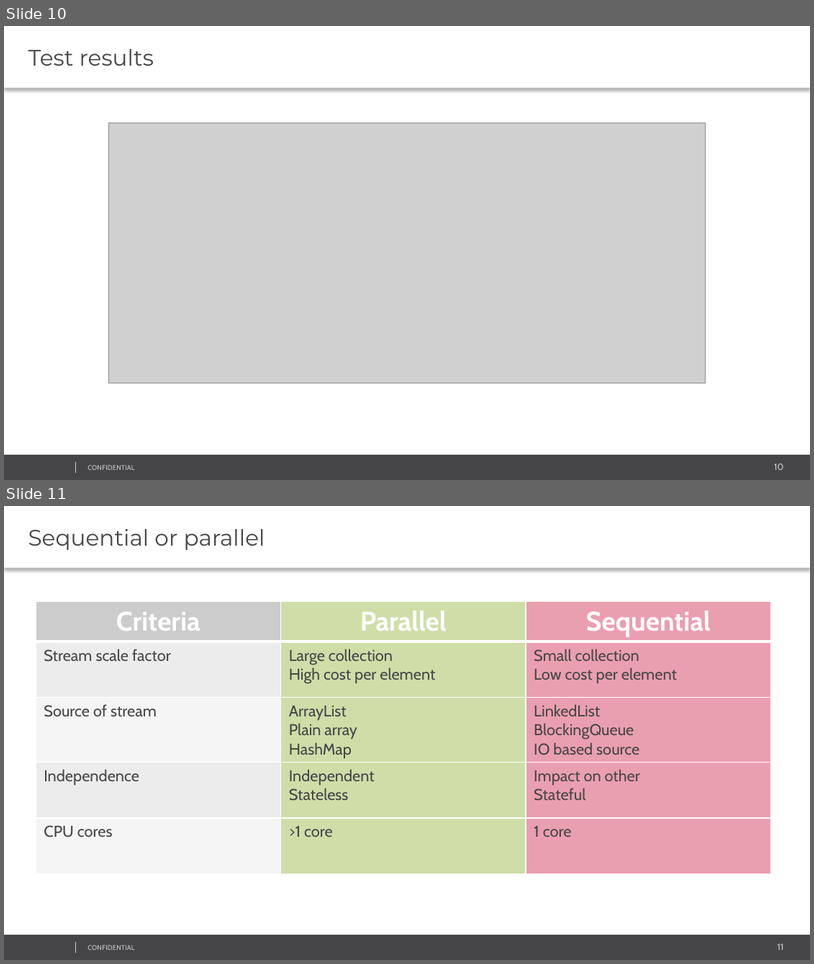
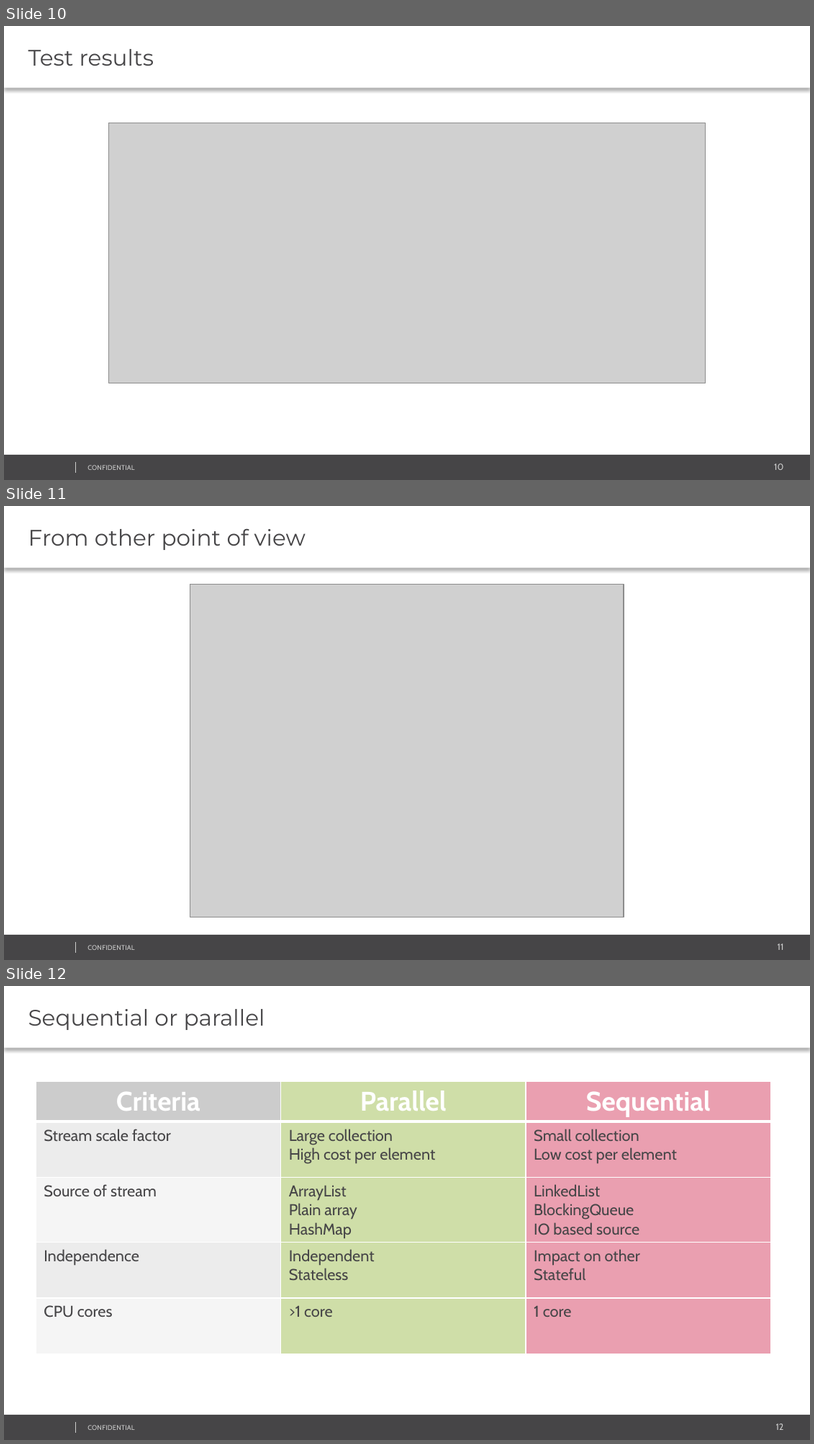
Before and after one commit to mihakz/streamTalk, a slide deck: techtalk_ParallelStreams_Kantserov.pptx. Shown one above the other, each under a label of ours: slides 10 and 11 before the commit, slides 10, 11 and 12 after it. The pictures are 814x964 and 814x1444 pixels, drawn with LibreOffice and Linux fonts; fonts in the diff are those of the drawing; grey boxes stand for pictures; background and template pictures are left out. Boxes give left, top, right and bottom in pixels: in the first picture for what was removed or moved away, otherwise in the second. Text is boxed around its words. In the diff, an @@ line names an element or a change of style, - is before the commit and + after.

Commit message:
Presentation changes

```diff
--- a/techtalk_ParallelStreams_Kantserov.pptx
+++ b/techtalk_ParallelStreams_Kantserov.pptx
@@ slide 11 added at (4, 506, 810, 960), background #FFFFFF; not listed: 4 template elements that a slide beside it also shows @@
@@ text added at (4, 506, 810, 568), fill #FFFFFF, 20 pt, text #464547 @@
+From other point of view
@@ picture added at (190, 584, 624, 917) @@
@@ what was slide 11 is now slide 12 @@
@@ page number at (777, 1423, 784, 1430): text changed @@
-11
+12
```
